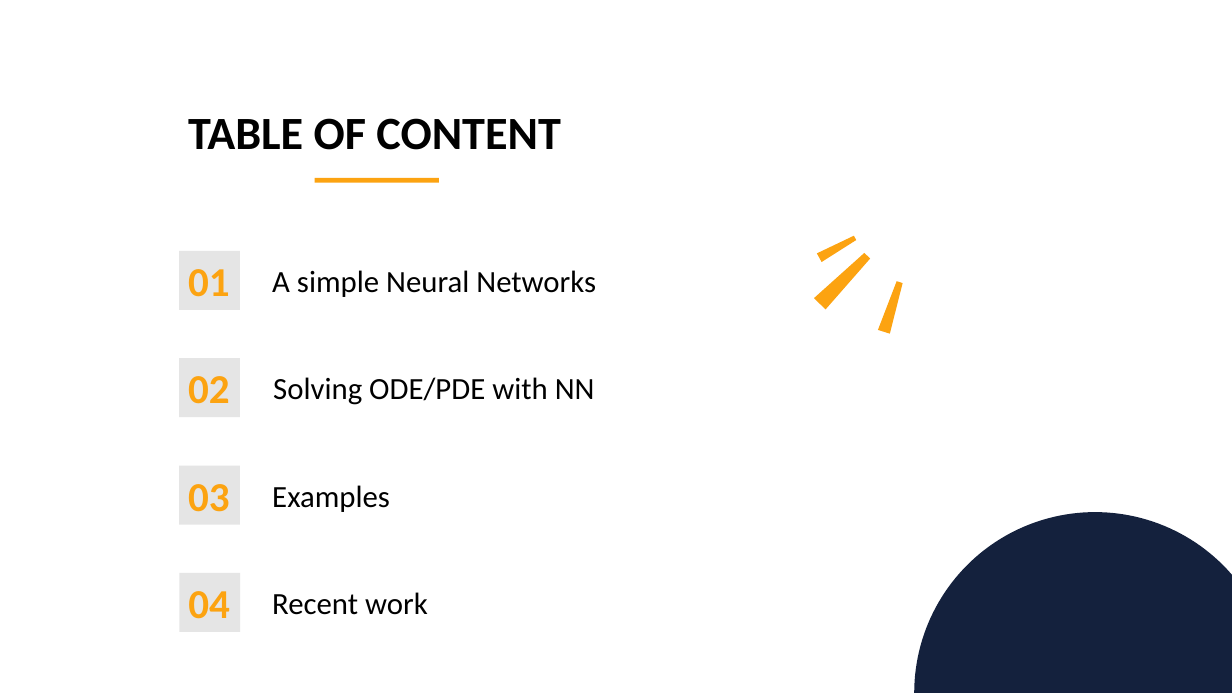
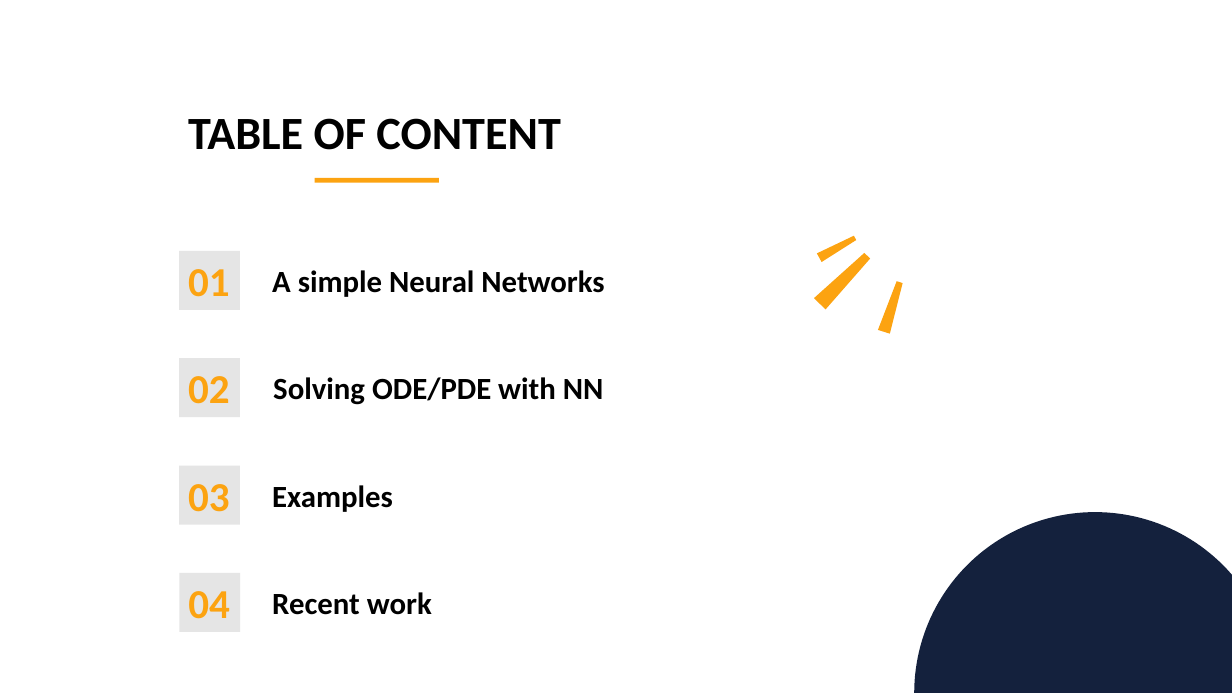
Before and after one commit to BingHanLin/Learn_ML, a slide deck: slide 2 of Neural Networks for Differential Equations/NN for PDE.pptx. Drawn at 1232x693 pixels with LibreOffice and Linux fonts; fonts in the diff are those of the drawing; background and template pictures are left out. Boxes give left, top, right and bottom in pixels: in the first picture for what was removed or moved away, otherwise in the second. Text is boxed around its words. In the diff, an @@ line names an element or a change of style, - is before the commit and + after.

```diff
--- a/Neural Networks for Differential Equations/NN for PDE.pptx
+++ b/Neural Networks for Differential Equations/NN for PDE.pptx
@@ bold on in 4 elements at <box>272,270,604,297</box>, <box>273,377,604,405</box>, <box>272,485,393,512</box>, <box>272,592,432,615</box> @@
```
Also in this commit, not shown: 14 other slides changed, 3 slides added, 1 slide removed.
